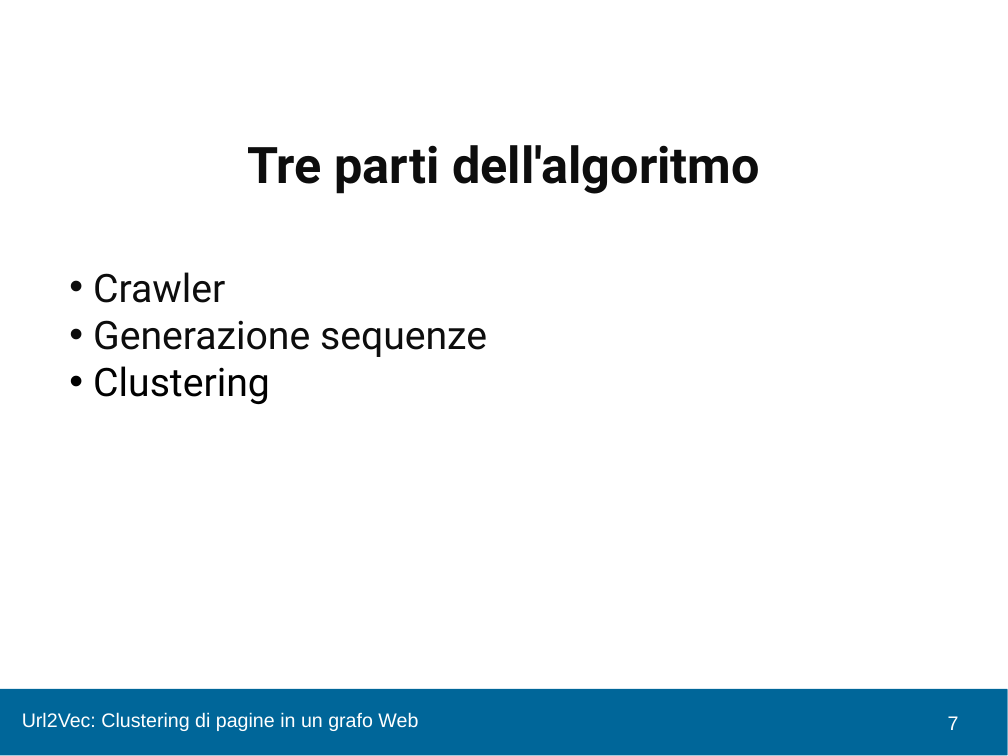
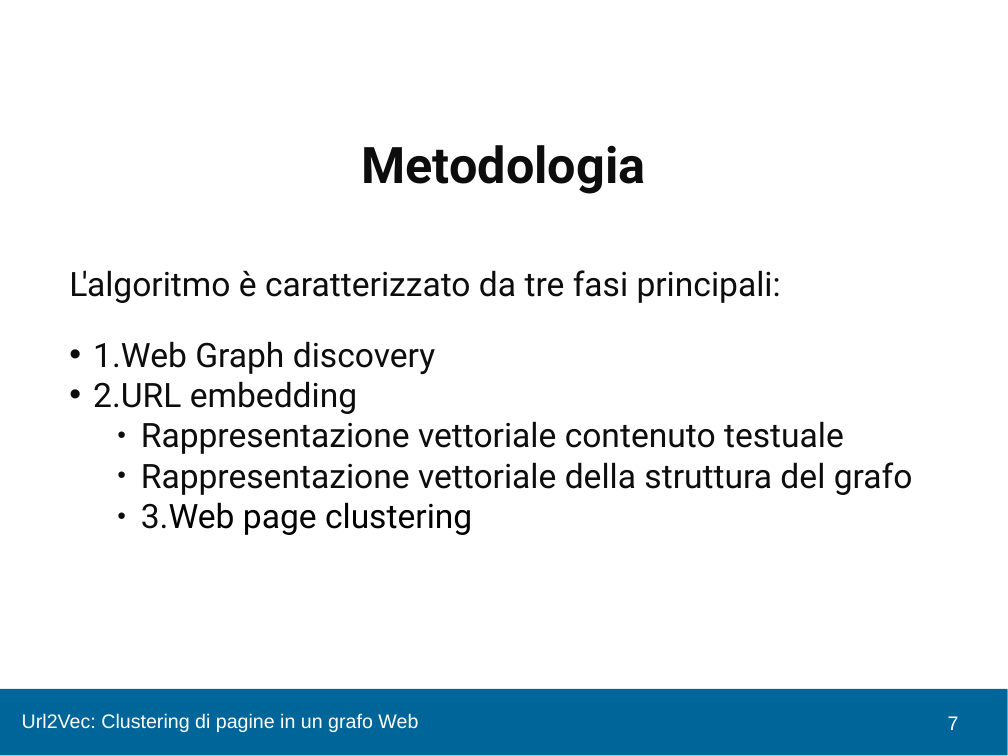
Before and after one commit to chrisPiemonte/Bachelors-Thesis, a slide deck: slide 7 of Slide/Presentaz.pptx. Drawn at 1008x756 pixels with LibreOffice and Linux fonts; fonts in the diff are those of the drawing; background and template pictures are left out. Boxes give left, top, right and bottom in pixels: in the first picture for what was removed or moved away, otherwise in the second. Text is boxed around its words. In the diff, an @@ line names an element or a change of style, - is before the commit and + after.

```diff
--- a/Slide/Presentaz.pptx
+++ b/Slide/Presentaz.pptx
@@ text at bbox=[362, 145, 646, 194]: text changed @@
-Tre parti dell'algoritmo
+Metodologia
@@ text added at bbox=[69, 270, 913, 535], 24 pt, text #0D0D0D @@
+L'algoritmo è caratterizzato da tre fasi principali:
+• 1.Web Graph discovery
+• 2.URL embedding
+    ● Rappresentazione vettoriale contenuto testuale
+    ● Rappresentazione vettoriale della struttura del grafo
+    ● 3.Web page clustering
@@ text removed at bbox=[93, 272, 487, 404] @@
-• Crawler
-• Generazione sequenze
-• Clustering
```
Also in this commit, not shown: 17 other slides changed, 6 slides added, 6 slides removed.
